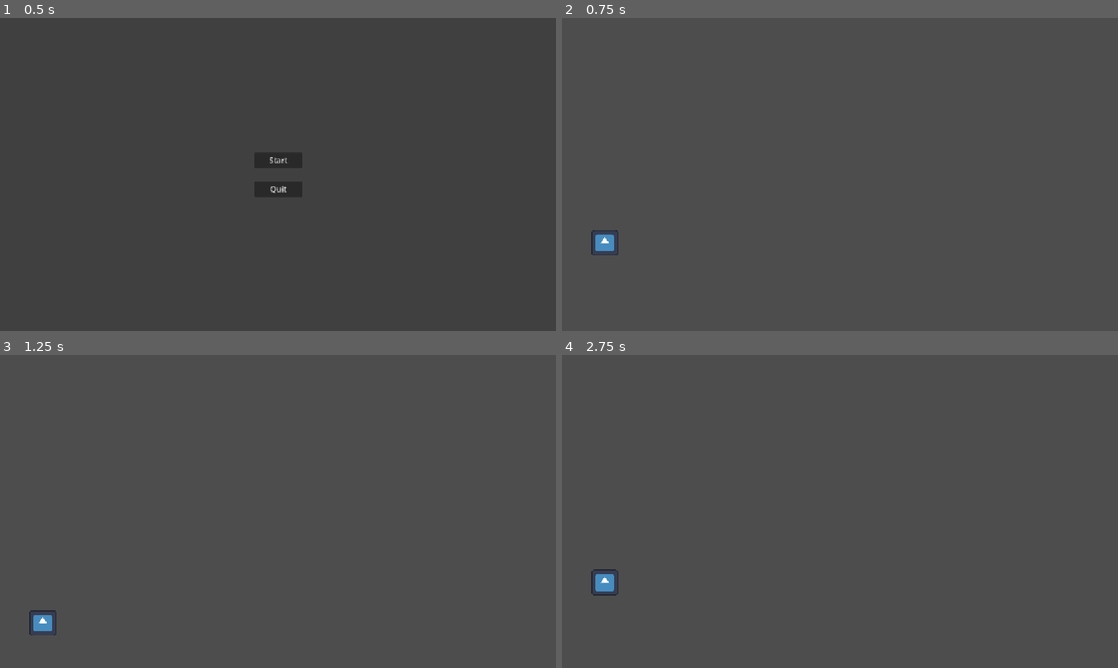
Above: before the commit, frames 1-4 (two rows, left to right).
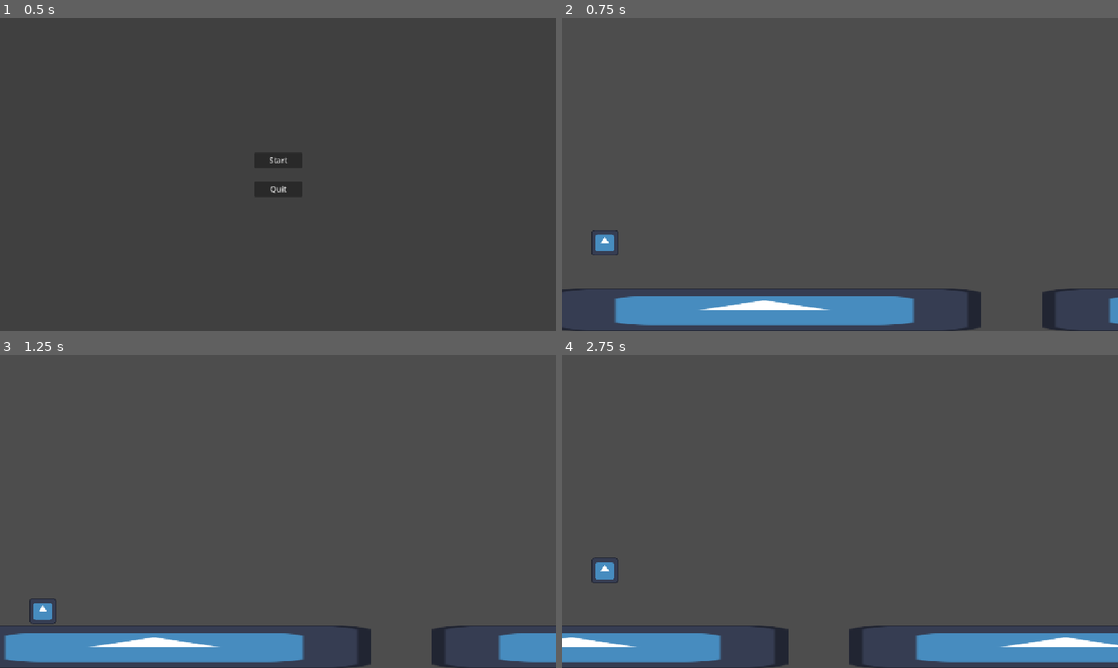
Above: after the commit, the same moments.

Repository: wends05/trash-trek
Game: Godot game, scene res://scenes/MainMenu.tscn
The game is run twice, just before and just after one commit, with the same random seed, the same clock (stepped at 60 frames per second) and the same inputs. The engine's default icon, where the game draws it, is replaced by a stand-in: a white triangle on a blue panel in a dark square.
Inputs:
- Up to frame 1 (0.5 s): no input
- Up to frame 2 (0.75 s): click "Start" at 0.5 s
- Up to frame 3 (1.25 s): no input
- Up to frame 4 (2.75 s): tap Enter (ui_accept) at 1.25, 1.52, 2.27 s

Frame 1 is identical in both runs. In frame 2, 6.3% of the frame differs, in the area x 0-100%, y 86-100%; in frame 3, 7.3%; in frame 4, 7.5%, in the area x 0-100%, y 64-100%.
Error before the commit: Parse Error: Preload file "res://scenes/terrain/Terrain1.tscn" does not exist. (res://scripts/main.gd:10)

Commit message:
Update main.gd

Diff:
--- a/scripts/main.gd
+++ b/scripts/main.gd
@@ -7,8 +7,8 @@
 enum TerrainType {Terrain1, Terrain2}
 
 var terrain_scenes := {
-	TerrainType.Terrain1: preload("res://scenes/terrain/Terrain1.tscn"),
-	TerrainType.Terrain2: preload("res://scenes/terrain/Terrain2.tscn")
+	TerrainType.Terrain1: preload("res://scenes/terrains/Terrain1.tscn"),
+	TerrainType.Terrain2: preload("res://scenes/terrains/Terrain2.tscn")
 }
 
 func _ready() -> void:
